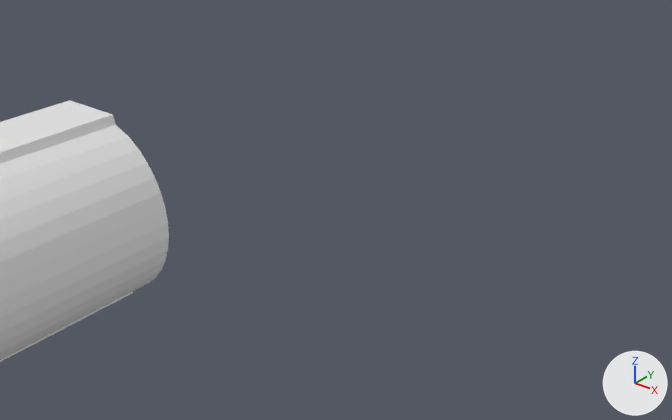
Before and after pictures for a commit that changed the Blender file flute_with_full_faces.blend.
Both versions are drawn from a 50 mm camera at (123.2, 67.1, 30.9) aimed at (73.5, 129.1, -7.6). Lighting does not change. The marker at lower right points along +X, +Y and +Z.

In view in the first picture: 'flute-gm'.
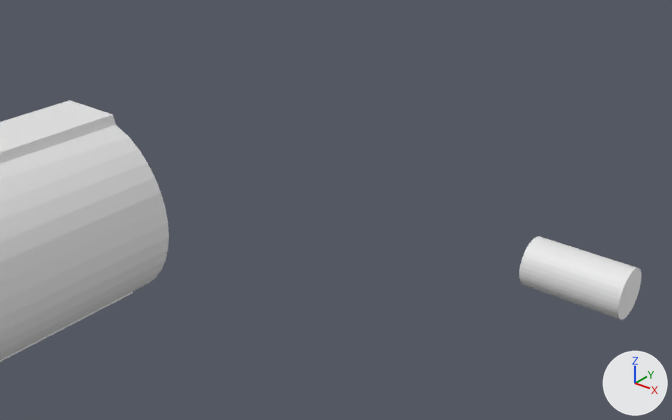
Commit message: Support holes

Location of each change, (x1, y1, x2, y2) in pixels of the pictures (672 x 420 px):
'finger-hole', added
    after: (519, 236, 641, 320)

The edits, one by one:
Mesh me_cylinder is new.
It is a 32-sided cylinder along z spanning x -1.0..1.0, y -1.0..1.0, z -1.0..1.0.
Object 'finger-hole' (ob_finger_hole) is new; it shows me_cylinder.
Its location is (93.23, 141.34, -13.27).
Its rotation in degrees is (0, 90, 0).
Its scale is (2.5, 2.5, 5.0).
